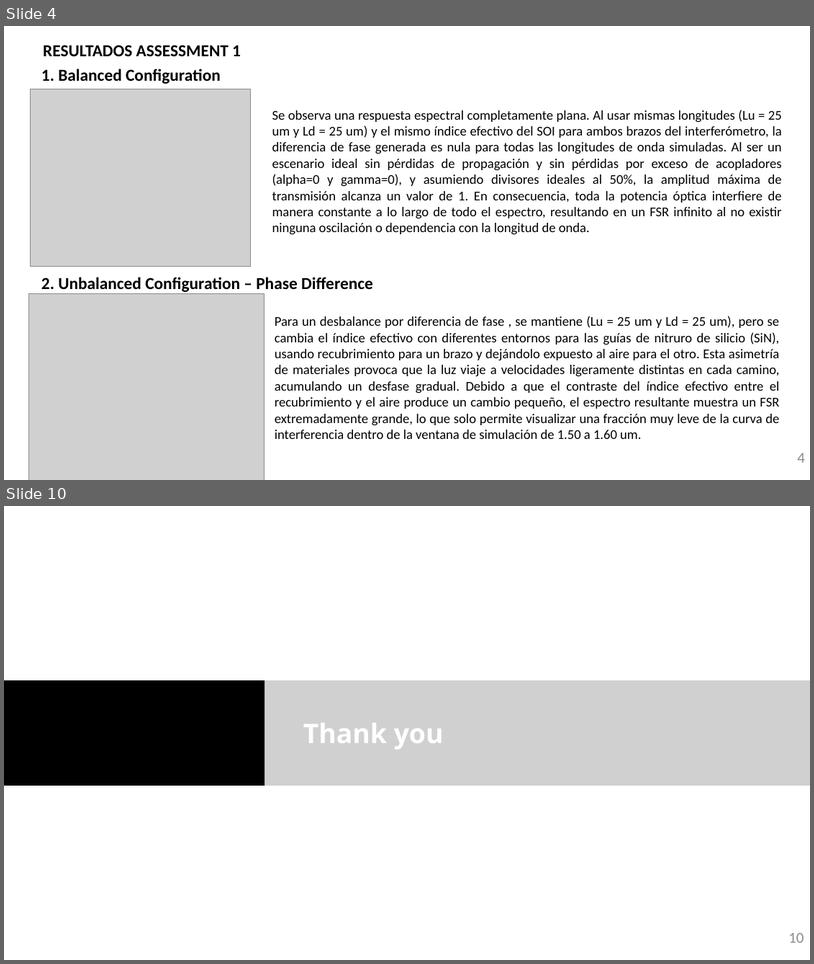
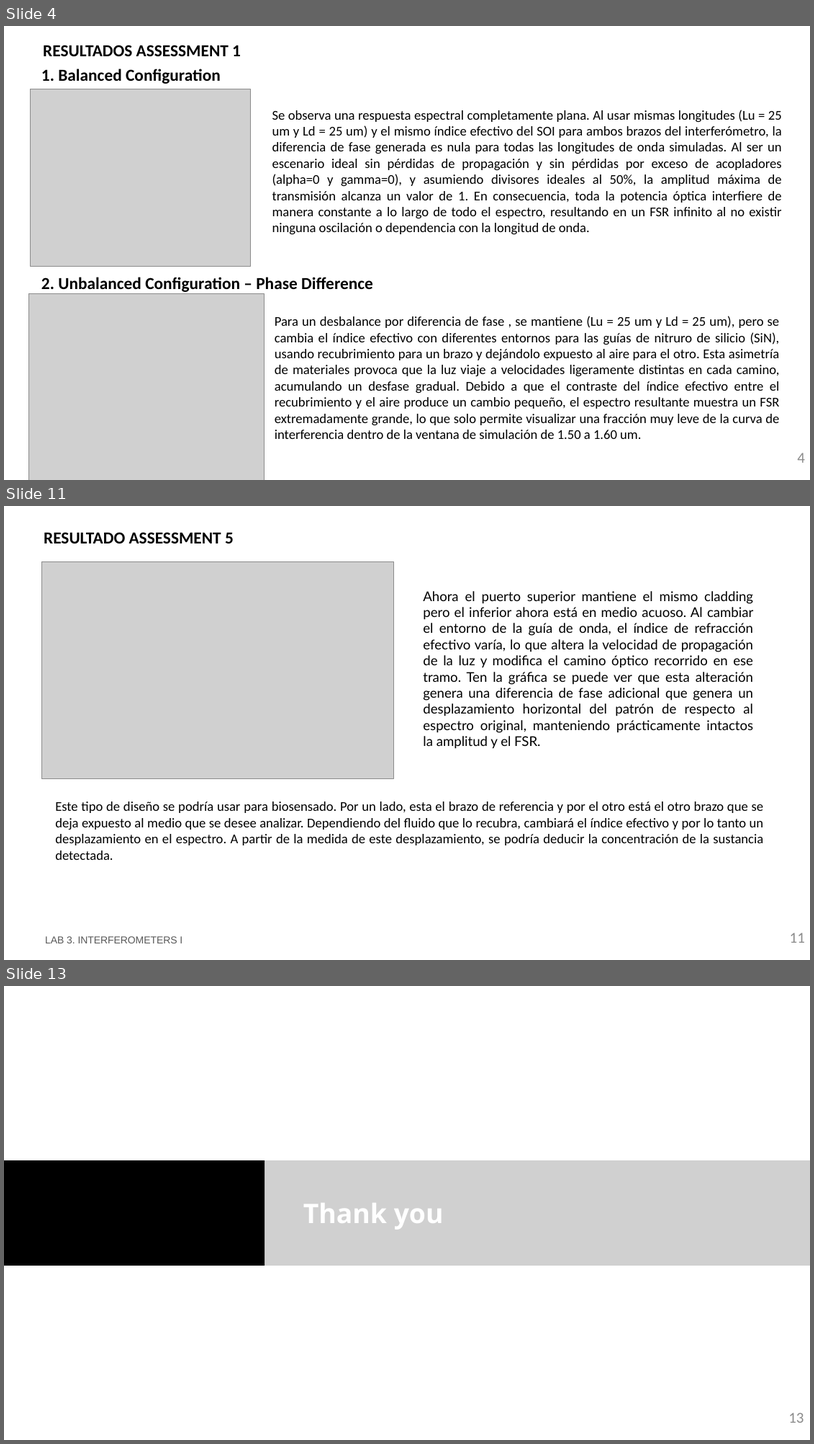
Before and after one commit to MariaJulve/pic-upv-lab3, a slide deck: LabBook_3.pptx. Shown one above the other, each under a label of ours: slides 4 and 10 before the commit, slides 4, 11 and 13 after it; the slides between them are not shown. The pictures are 814x964 and 814x1444 pixels, drawn with LibreOffice and Linux fonts; fonts in the diff are those of the drawing; grey boxes stand for pictures; background and template pictures are left out. Boxes give left, top, right and bottom in pixels: in the first picture for what was removed or moved away, otherwise in the second. Text is boxed around its words. In the diff, an @@ line names an element or a change of style, - is before the commit and + after.

```diff
--- a/LabBook_3.pptx
+++ b/LabBook_3.pptx
@@ slide 11 added at <box>4,506,810,960</box>, background #FFFFFF @@
@@ title added at <box>44,532,234,543</box>, 20 pt, text #000000, bold @@
+RESULTADO ASSESSMENT 5
@@ picture added at <box>42,561,395,778</box> @@
@@ text added at <box>423,591,754,749</box>, 16 pt, text #000000 @@
+Ahora el puerto superior mantiene el mismo cladding pero el inferior ahora está en medio acuoso. Al cambiar el entorno de la guía de onda, el índice de refracción efectivo varía, lo que altera la velocidad de propagación de la luz y modifica el camino óptico recorrido en ese tramo. Ten la gráfica se puede ver que esta alteración genera una diferencia de fase adicional que genera un desplazamiento horizontal del patrón de respecto al espectro original, manteniendo prácticamente intactos la amplitud y el FSR.
@@ text added at <box>55,801,764,860</box>, 16 pt, text #000000 @@
+Este tipo de diseño se podría usar para biosensado. Por un lado, esta el brazo de referencia y por el otro está el otro brazo que se deja expuesto al medio que se desee analizar. Dependiendo del fluido que lo recubra, cambiará el índice efectivo y por lo tanto un desplazamiento en el espectro. A partir de la medida de este desplazamiento, se podría deducir la concentración de la sustancia detectada.
@@ text added at <box>45,936,183,943</box>, 12 pt, text #585858 @@
+LAB 3. INTERFEROMETERS I
@@ page number added at <box>790,932,805,942</box>, 18 pt, text #8C8C8C @@
+11
@@ what was slide 10 is now slide 13 @@
@@ page number at <box>789,1412,804,1422</box>: text changed @@
-10
+13
```
Also in this commit, not shown: 2 slides changed, 2 other slides added, 1 other file.
